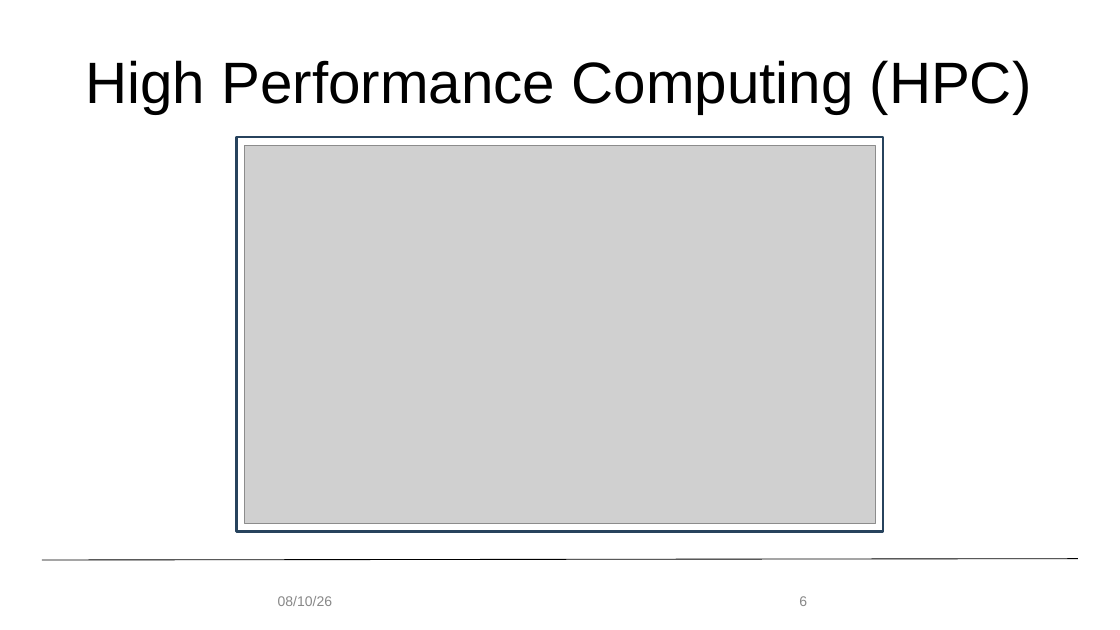
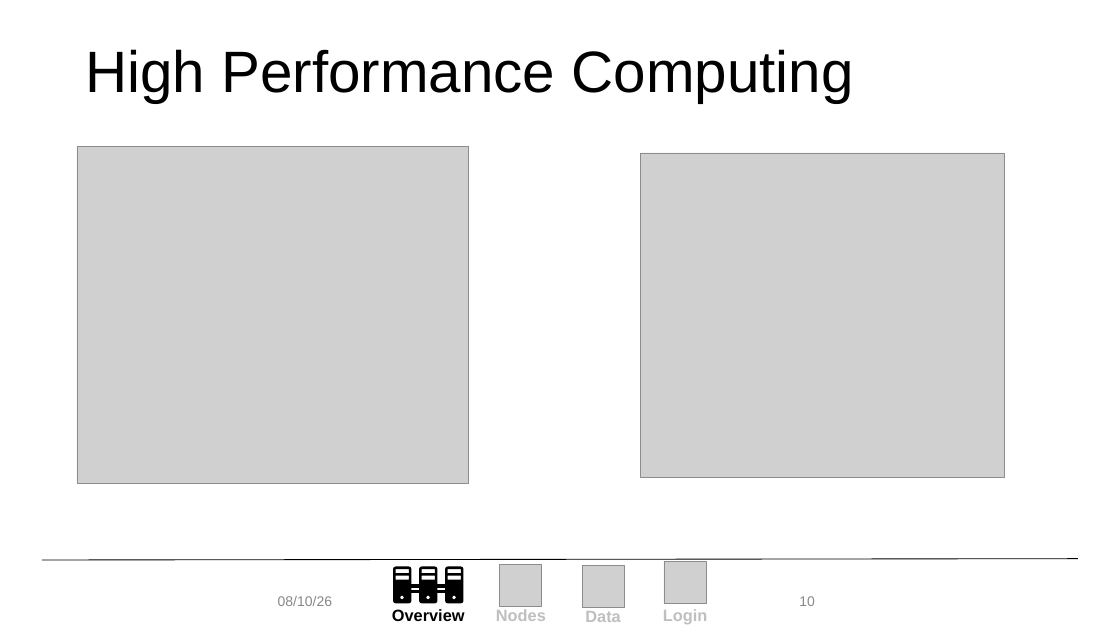
Before and after one commit to b-reyes/hpc_fundamentals_micro_credential, a slide deck: slide 10 of getting_familiar_rc/getting_familiar_rc.pptx (slide 6 before the commit). Drawn at 1120x630 pixels with LibreOffice and Linux fonts; fonts in the diff are those of the drawing; grey boxes stand for pictures; background and template pictures are left out. Boxes give left, top, right and bottom in pixels: in the first picture for what was removed or moved away, otherwise in the second. Text is boxed around its words. In the diff, an @@ line names an element or a change of style, - is before the commit and + after.

```diff
--- a/getting_familiar_rc/getting_familiar_rc.pptx
+++ b/getting_familiar_rc/getting_familiar_rc.pptx
@@ title at (x1=85, y1=49, x2=853, y2=103): text changed @@
-High Performance Computing (HPC)
+High Performance Computing
@@ picture added at (x1=77, y1=146, x2=469, y2=483) @@
@@ rectangle removed at (x1=237, y1=137, x2=884, y2=532) @@
@@ picture removed at (x1=245, y1=145, x2=875, y2=523) @@
@@ picture added at (x1=640, y1=153, x2=1005, y2=477) @@
@@ page number at (x1=799, y1=596, x2=815, y2=606): text changed @@
-6
+10
@@ group added at (x1=392, y1=562, x2=707, y2=624): 4 texts, 3 pictures, 3 freeform shapes, 1 rectangle @@
+Login
+Overview
+Nodes
+Data
```
Also in this commit, not shown: 24 other slides changed, 18 slides added, 18 slides removed, 1 other file.
